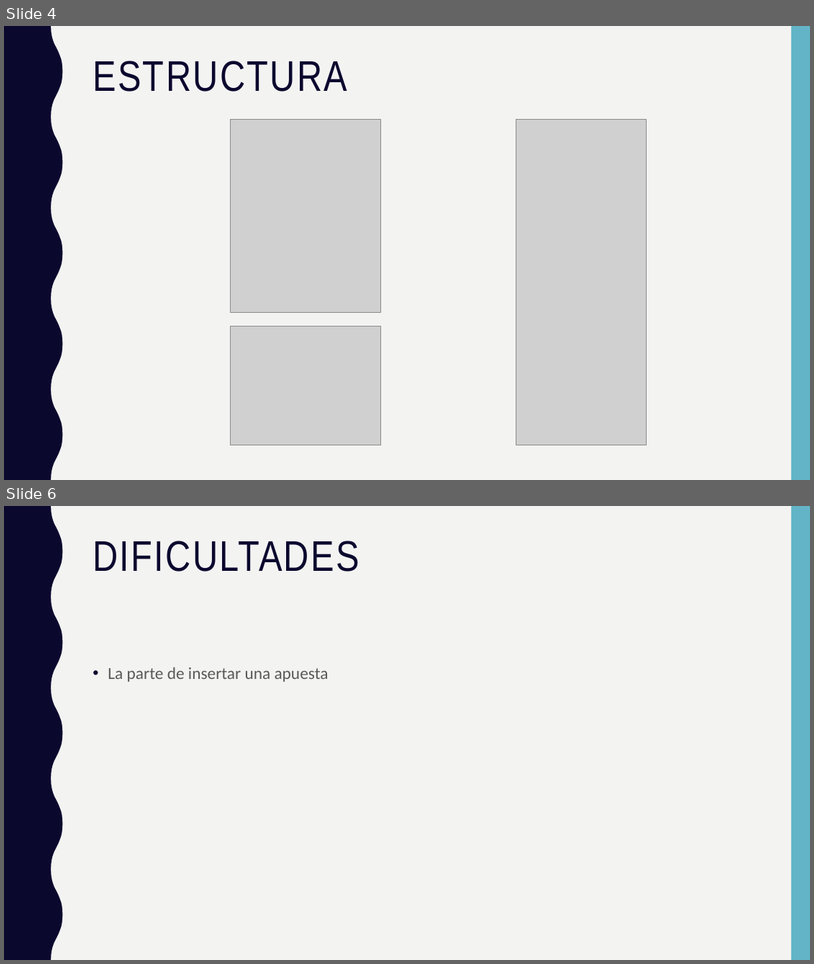
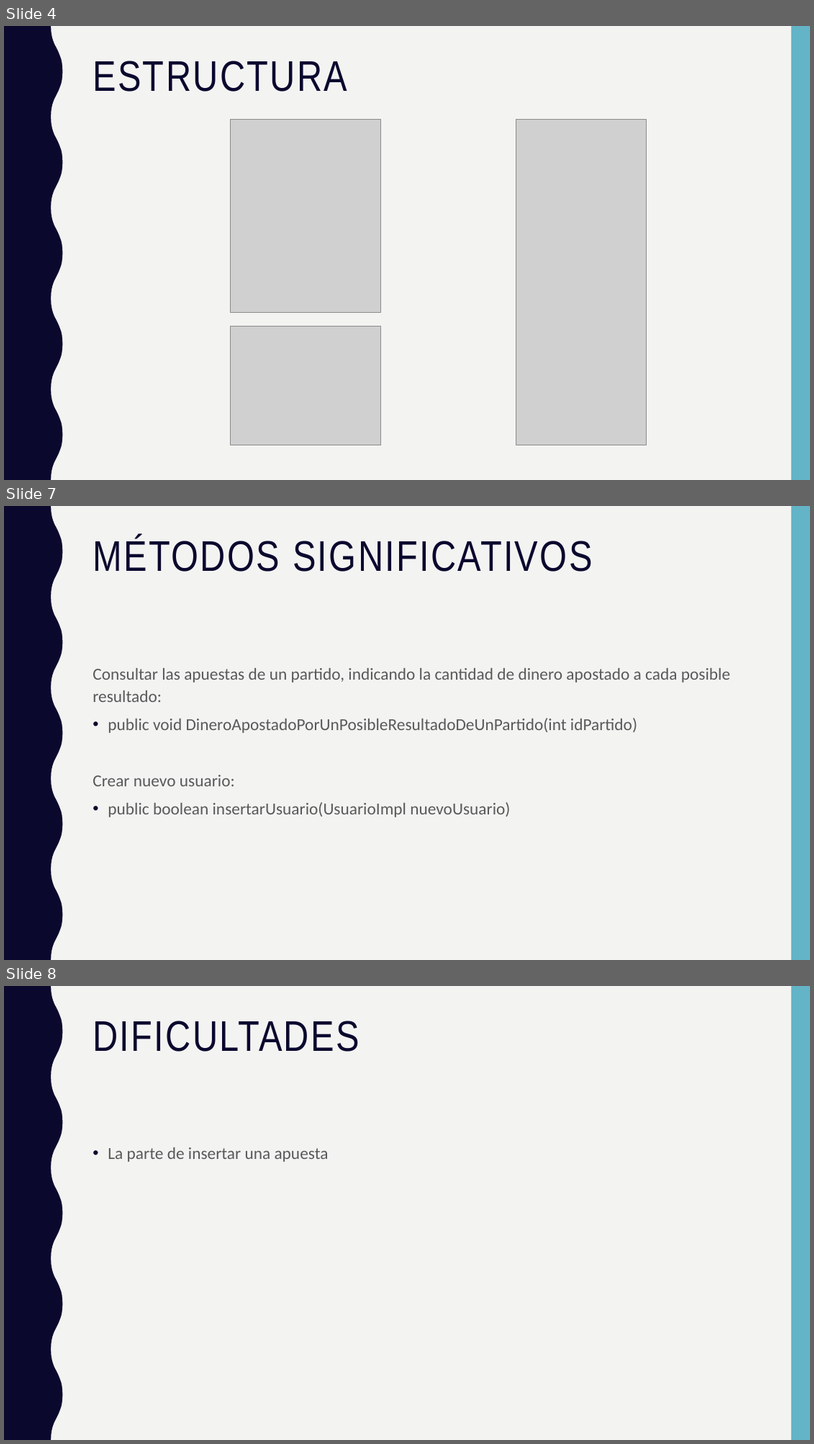
Before and after one commit to randomkwiz/ejercicioApuestasJDBC, a slide deck: ApuestasJDBC.pptx. Shown one above the other, each under a label of ours: slides 4 and 6 before the commit, slides 4, 7 and 8 after it; the slides between them are not shown. The pictures are 814x964 and 814x1444 pixels, drawn with LibreOffice and Linux fonts; fonts in the diff are those of the drawing; grey boxes stand for pictures. Boxes give left, top, right and bottom in pixels: in the first picture for what was removed or moved away, otherwise in the second. Text is boxed around its words. In the diff, an @@ line names an element or a change of style, - is before the commit and + after.

Commit message:
PowerPoint con métodos más significativos

```diff
--- a/ApuestasJDBC.pptx
+++ b/ApuestasJDBC.pptx
@@ slide 7 added at [4, 506, 810, 960], background #F3F3F2; not listed: 2 template elements that a slide beside it also shows @@
@@ title added at [93, 536, 592, 572], 51 pt, text #0B082E @@
+MÉTODOS SIGNIFICATIVOS
@@ text added at [93, 668, 730, 817], 20 pt, text #595959 @@
+Consultar las apuestas de un partido, indicando la cantidad de dinero apostado a cada posible resultado:
+• public void DineroApostadoPorUnPosibleResultadoDeUnPartido(int idPartido)
+Crear nuevo usuario:
+• public boolean insertarUsuario(UsuarioImpl nuevoUsuario)
@@ what was slide 6 is now slide 8 @@
```
Also in this commit, not shown: 1 slide changed, 1 other slide added.
